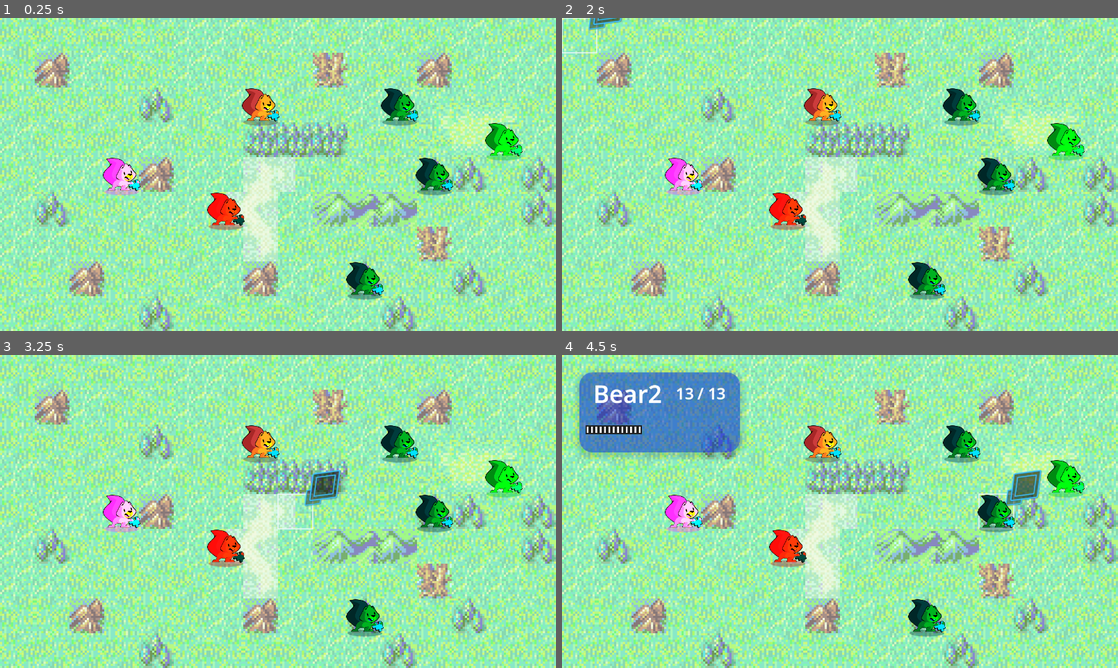
Above: before the commit, frames 1-4 (two rows, left to right).
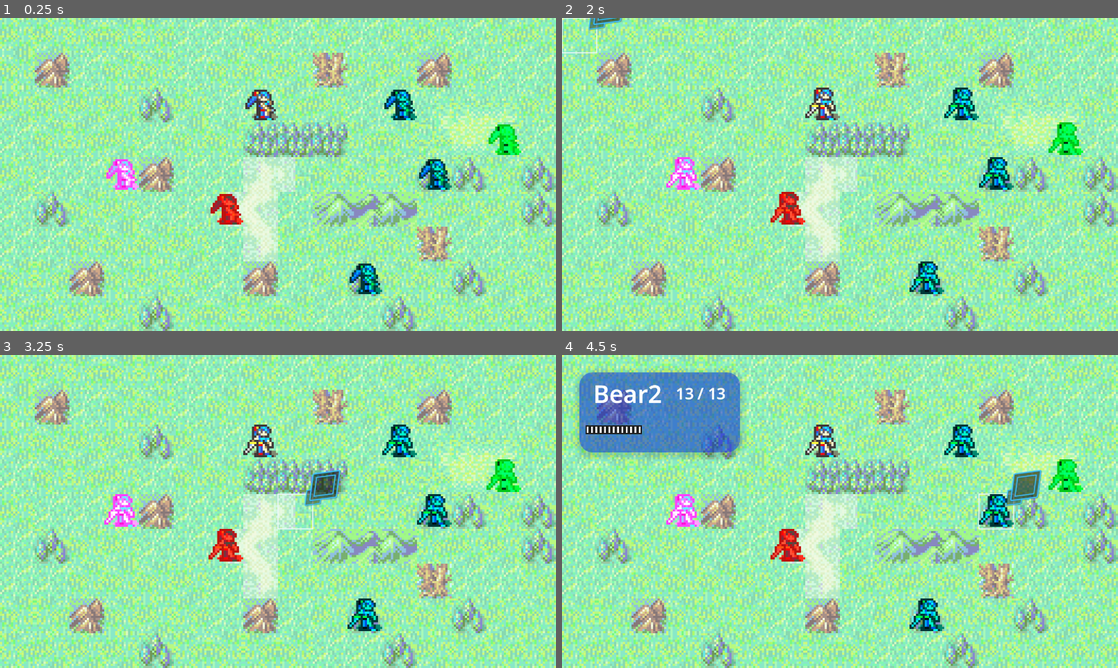
Above: after the commit, the same moments.

Repository: mojius/FarmStrategy
Game: Godot game, scene res://Main.tscn
Two runs of this game, one before a commit and one after it. Both use one fixed random seed, a clock stepped at 60 frames per second and the inputs below.
Inputs (mouse positions are in pixels of both pictures, inside the frame that each line leads up to):
- Up to frame 1 (0.25 s): no input
- Up to frame 2 (2 s): move the mouse to (812, 237) at 0.52 s; press the mouse at (812, 237) at 0.53 s; hold Up (ui_up) from 0.53 s (still down); tap Space (ui_accept) at 0.77, 1.52 s; move the mouse to (1006, 221) at 1.27 s; release the mouse at (1006, 221) at 1.28 s; tap , (flop_language) at 1.35 s
- Up to frame 3 (3.25 s): move the mouse to (111, 464) at 2.02 s; release Up (ui_up) at 2.03 s; press the mouse at (111, 464) at 2.03 s; hold Left (ui_left) from 2.03 s (still down); tap Enter at 2.75 s; move the mouse to (305, 511) at 2.77 s; release the mouse at (305, 511) at 2.78 s; tap , (flop_language) at 2.85 s; tap Space (ui_accept) at 3.02 s
- Up to frame 4 (4.5 s): move the mouse to (756, 433) at 3.52 s; release Left (ui_left) at 3.53 s; press the mouse at (756, 433) at 3.53 s; hold Down (ui_down) 3.53-4.28 s; tap Space (ui_accept) at 3.77 s; move the mouse to (962, 495) at 4.27 s; release the mouse at (962, 495) at 4.28 s; hold Right (ui_right) from 4.28 s (still down); tap , (flop_language) at 4.35 s

The runs differ from the first frame. In frame 1, 4.0% of the frame differs, in the area x 18-94%, y 22-90%; in frame 2, 4.3%; in frame 3, 4.3%; in frame 4, 4.3%.

Commit message:
basic sprite animation w placeholders (buggy)

Diff:
--- a/GameBoard/Cursor/Cursor.gd
+++ b/GameBoard/Cursor/Cursor.gd
@@ -49,7 +49,7 @@
 		#	at which the cursor moves when we keep the direction key held
 		#	down
 		position = grid.calculate_map_position(cell)
-		#SoundManager.Cursor_Move_Sound()
+
 		emit_signal("moved", cell)
 		_timer.start()
 
--- a/GameBoard/GameBoard.gd
+++ b/GameBoard/GameBoard.gd
@@ -231,7 +231,7 @@
 	# on the board's current state, this interaction means either that we want to select a unit or
 	# that we want to give it a move order.
 	if not _active_unit:
-		#SoundManager.Menu_Select_Sound()
+
 
 		player_select_unit(cell)
 	elif _active_unit.is_selected and not _units.has(cell):
--- a/Units/Unit.gd
+++ b/Units/Unit.gd
@@ -3,8 +3,7 @@
 # The unit itself is only a visual representation that moves smoothly in the game world.
 # We use the tool mode so the `skin` and `skin_offset` below update in the editor.
 @tool
-class_name Unit
-extends Path2D
+class_name Unit extends Path2D
 
 # Singleton with information about the size of the grid.
 @export var grid: Resource = preload("res://GameBoard/Grid.tres")
@@ -43,6 +42,8 @@
 # The unit's move speed in pixels, when it's moving along a path.
 @export var move_speed := 100
 
+var old_pos:Vector2 = Vector2(0,0)
+
 # Intensity of the shake from when the unit takes damage.
 @export var shake_intensity := 50
 
@@ -55,7 +56,7 @@
 # See `_set_is_walking()` at the bottom of this code snippet.
 var _is_walking := false : set = _set_is_walking
 
-@onready var _sprite: Sprite2D = $PathFollow2D/Sprite
+@onready var _sprite: AnimatedSprite2D = $PathFollow2D/Sprite
 @onready var _anim_player: AnimationPlayer = $AnimationPlayer
 @onready var _path_follow: PathFollow2D = $PathFollow2D
 @onready var _shake_timer: Timer = $ShakeTimer
@@ -75,6 +76,9 @@
 	state_changed.emit(self)
 	if (state == "Exhausted"):
 		_anim_state = "exhausted"
+		_sprite.animation = "idle"
+
+
 	else:
 		_anim_state = "idle"
 
@@ -91,13 +95,14 @@
 	is_selected = value
 	if is_selected:
 		if(_faction == "Player"):
-			#SoundManager.Menu_Select_Sound()
 			pass
 		_anim_state = "selected"
+		_sprite.animation = "select"
 	else:
 		# BD.: Doing this hacky little thing for exhaust.
 		if (_anim_state != "exhausted"):
 			_anim_state = "idle"
+			_sprite.animation = "idle"
 
 # Both setters below manipulate the unit's Sprite node.
 # Here, we update the sprite's texture.
@@ -121,7 +126,7 @@
 
 func _set_is_walking(value: bool) -> void:
 	_is_walking = value
-	#SoundManager.Walk_Sound_Play()
+
 
 # Emitted when the unit reached the end of a path along which it was walking.
 # We'll use this to notify the game board that a unit reached its destination and we can let the
@@ -154,11 +159,14 @@
 	# Leave the function if we're in-editor.
 	if Engine.is_editor_hint(): return
 
+
+
 	# Add shake if need be.
-	var shake_value = Vector2(randf_range(-1,1), randf_range(-1,1)) * _shake_timer.time_left * shake_intensity
-	_sprite.offset = Vector2(0,0) + shake_value
+	process_shake()
 
 	if not (_is_walking): return
+
+	process_direction()
 
 	# Every frame, the `PathFollow2D.offset` property moves the sprites along the `curve`.
 	# The great thing about this is it moves an exact number of pixels taking turns into account.
@@ -179,8 +187,32 @@
 		position = grid.calculate_map_position(cell)
 		curve.clear_points()
 		# Finally, we emit a signal. We'll use this one with the game board.
+
+
+
 		emit_signal("walk_finished")
-		#SoundManager.Walk_Sound_Stop()
+
+
+func process_direction():
+	var direction = _path_follow.position - old_pos
+	old_pos = _path_follow.position
+
+	if direction.y < 0: _sprite.animation = "up"
+	elif direction.y > 0: _sprite.animation = "down"
+	elif direction.x < 0: _sprite.animation = "forward"
+	elif direction.x > 0:
+		_sprite.animation = "forward"
+		_sprite.flip_h = true
+	else: _sprite.flip_h = false
+
+
+
+	if (direction.x > 0): print (direction)
+
+# Process "shake" when unit takes damage. Could be improved in the future.
+func process_shake():
+	var shake_value = Vector2(randf_range(-1,1), randf_range(-1,1)) * _shake_timer.time_left * shake_intensity
+	_sprite.offset = Vector2(0,0) + shake_value
 
 # Starts walking along the `path`.
 # `path` is an array of grid coordinates that the function converts to map coordinates.
--- a/Units/Unit.tscn
+++ b/Units/Unit.tscn
@@ -1,9 +1,9 @@
-[gd_scene load_steps=12 format=3 uid="uid://8rtjsul3c7ym"]
+[gd_scene load_steps=31 format=3 uid="uid://8rtjsul3c7ym"]
 
 [ext_resource type="Script" path="res://Units/Unit.gd" id="1_6k3gw"]
 [ext_resource type="Texture2D" uid="uid://dyndfqcsuqvlp" path="res://Units/unit_shadow.svg" id="2_bravp"]
 [ext_resource type="Script" path="res://Units/Stats.gd" id="2_l2lxx"]
-[ext_resource type="Texture2D" uid="uid://ck05qwlp8ti8h" path="res://Units/squirrel.png" id="4_btu24"]
+[ext_resource type="Texture2D" uid="uid://bm016eftmyd2p" path="res://Placeholder/pl-char-2.png" id="4_uumx4"]
 
 [sub_resource type="Resource" id="Resource_vrhgb"]
 script = ExtResource("2_l2lxx")
@@ -12,6 +12,166 @@
 override = 0
 attack = 8
 defense = 4
+
+[sub_resource type="AtlasTexture" id="AtlasTexture_50rvn"]
+atlas = ExtResource("4_uumx4")
+region = Rect2(67, 1, 32, 32)
+
+[sub_resource type="AtlasTexture" id="AtlasTexture_3oajx"]
+atlas = ExtResource("4_uumx4")
+region = Rect2(67, 33, 32, 32)
+
+[sub_resource type="AtlasTexture" id="AtlasTexture_p7ff8"]
+atlas = ExtResource("4_uumx4")
+region = Rect2(67, 65, 32, 32)
+
+[sub_resource type="AtlasTexture" id="AtlasTexture_va3nl"]
+atlas = ExtResource("4_uumx4")
+region = Rect2(67, 97, 32, 32)
+
+[sub_resource type="AtlasTexture" id="AtlasTexture_n40lp"]
+atlas = ExtResource("4_uumx4")
+region = Rect2(34, 1, 32, 32)
+
+[sub_resource type="AtlasTexture" id="AtlasTexture_5qi68"]
+atlas = ExtResource("4_uumx4")
+region = Rect2(34, 33, 32, 32)
+
+[sub_resource type="AtlasTexture" id="AtlasTexture_ka2wl"]
+atlas = ExtResource("4_uumx4")
+region = Rect2(34, 65, 32, 32)
+
+[sub_resource type="AtlasTexture" id="AtlasTexture_3ai4c"]
+atlas = ExtResource("4_uumx4")
+region = Rect2(34, 97, 32, 32)
+
+[sub_resource type="AtlasTexture" id="AtlasTexture_q3c0g"]
+atlas = ExtResource("4_uumx4")
+region = Rect2(1, 33, 32, 32)
+
+[sub_resource type="AtlasTexture" id="AtlasTexture_1a1pr"]
+atlas = ExtResource("4_uumx4")
+region = Rect2(1, 65, 32, 32)
+
+[sub_resource type="AtlasTexture" id="AtlasTexture_e8m8d"]
+atlas = ExtResource("4_uumx4")
+region = Rect2(1, 97, 32, 32)
+
+[sub_resource type="AtlasTexture" id="AtlasTexture_7vxua"]
+atlas = ExtResource("4_uumx4")
+region = Rect2(133, 33, 32, 32)
+
+[sub_resource type="AtlasTexture" id="AtlasTexture_0w7dn"]
+atlas = ExtResource("4_uumx4")
+region = Rect2(133, 65, 32, 32)
+
+[sub_resource type="AtlasTexture" id="AtlasTexture_5yc1u"]
+atlas = ExtResource("4_uumx4")
+region = Rect2(133, 97, 32, 32)
+
+[sub_resource type="AtlasTexture" id="AtlasTexture_lcrqh"]
+atlas = ExtResource("4_uumx4")
+region = Rect2(100, 1, 32, 32)
+
+[sub_resource type="AtlasTexture" id="AtlasTexture_m2ltu"]
+atlas = ExtResource("4_uumx4")
+region = Rect2(100, 33, 32, 32)
+
+[sub_resource type="AtlasTexture" id="AtlasTexture_ruco5"]
+atlas = ExtResource("4_uumx4")
+region = Rect2(100, 65, 32, 32)
+
+[sub_resource type="AtlasTexture" id="AtlasTexture_eu4r5"]
+atlas = ExtResource("4_uumx4")
+region = Rect2(100, 97, 32, 32)
+
+[sub_resource type="SpriteFrames" id="SpriteFrames_byh6x"]
+animations = [{
+"frames": [{
+"duration": 1.0,
+"texture": SubResource("AtlasTexture_50rvn")
+}, {
+"duration": 1.0,
+"texture": SubResource("AtlasTexture_3oajx")
+}, {
+"duration": 1.0,
+"texture": SubResource("AtlasTexture_p7ff8")
+}, {
+"duration": 1.0,
+"texture": SubResource("AtlasTexture_va3nl")
+}],
+"loop": true,
+"name": &"down",
+"speed": 10.0
+}, {
+"frames": [{
+"duration": 1.0,
+"texture": SubResource("AtlasTexture_n40lp")
+}, {
+"duration": 1.0,
+"texture": SubResource("AtlasTexture_5qi68")
+}, {
+"duration": 1.0,
+"texture": SubResource("AtlasTexture_ka2wl")
+}, {
+"duration": 1.0,
+"texture": SubResource("AtlasTexture_3ai4c")
+}],
+"loop": true,
+"name": &"forward",
+"speed": 10.0
+}, {
+"frames": [{
+"duration": 2.5,
+"texture": SubResource("AtlasTexture_q3c0g")
+}, {
+"duration": 0.5,
+"texture": SubResource("AtlasTexture_1a1pr")
+}, {
+"duration": 2.5,
+"texture": SubResource("AtlasTexture_e8m8d")
+}, {
+"duration": 0.5,
+"texture": SubResource("AtlasTexture_1a1pr")
+}],
+"loop": true,
+"name": &"idle",
+"speed": 5.0
+}, {
+"frames": [{
+"duration": 2.5,
+"texture": SubResource("AtlasTexture_7vxua")
+}, {
+"duration": 0.5,
+"texture": SubResource("AtlasTexture_0w7dn")
+}, {
+"duration": 2.5,
+"texture": SubResource("AtlasTexture_5yc1u")
+}, {
+"duration": 0.5,
+"texture": SubResource("AtlasTexture_0w7dn")
+}],
+"loop": true,
+"name": &"select",
+"speed": 5.0
+}, {
+"frames": [{
+"duration": 1.0,
+"texture": SubResource("AtlasTexture_lcrqh")
+}, {
+"duration": 1.0,
+"texture": SubResource("AtlasTexture_m2ltu")
+}, {
+"duration": 1.0,
+"texture": SubResource("AtlasTexture_ruco5")
+}, {
+"duration": 1.0,
+"texture": SubResource("AtlasTexture_eu4r5")
+}],
+"loop": true,
+"name": &"up",
+"speed": 10.0
+}]
 
 [sub_resource type="Animation" id="Animation_6yoks"]
 length = 0.001
@@ -116,20 +276,25 @@
 script = ExtResource("1_6k3gw")
 stats = SubResource("Resource_vrhgb")
 move_speed = 300
-shake_intensity = 95
+shake_intensity = 5
 
 [node name="PathFollow2D" type="PathFollow2D" parent="."]
+h_offset = 2.455
 rotates = false
 loop = false
 
 [node name="Shadow" type="Sprite2D" parent="PathFollow2D"]
+visible = false
 modulate = Color(0.227451, 0.227451, 0.227451, 0.384314)
 position = Vector2(0, 40)
 texture = ExtResource("2_bravp")
 
-[node name="Sprite" type="Sprite2D" parent="PathFollow2D"]
-scale = Vector2(0.25, 0.25)
-texture = ExtResource("4_btu24")
+[node name="Sprite" type="AnimatedSprite2D" parent="PathFollow2D"]
+texture_filter = 1
+scale = Vector2(5, 5)
+sprite_frames = SubResource("SpriteFrames_byh6x")
+animation = &"forward"
+autoplay = "idle"
 
 [node name="AnimationPlayer" type="AnimationPlayer" parent="."]
 libraries = {
Not shown: 9 places in Main.tscn that only renumber resources
Binary file changed: Placeholder/pl-char-2.png
